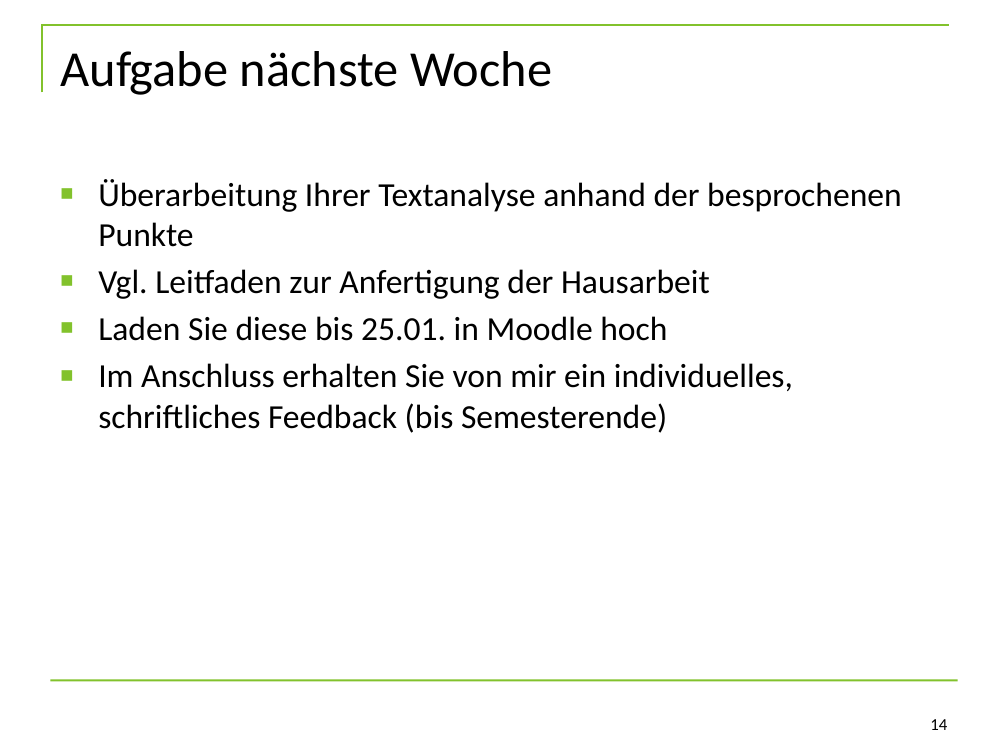
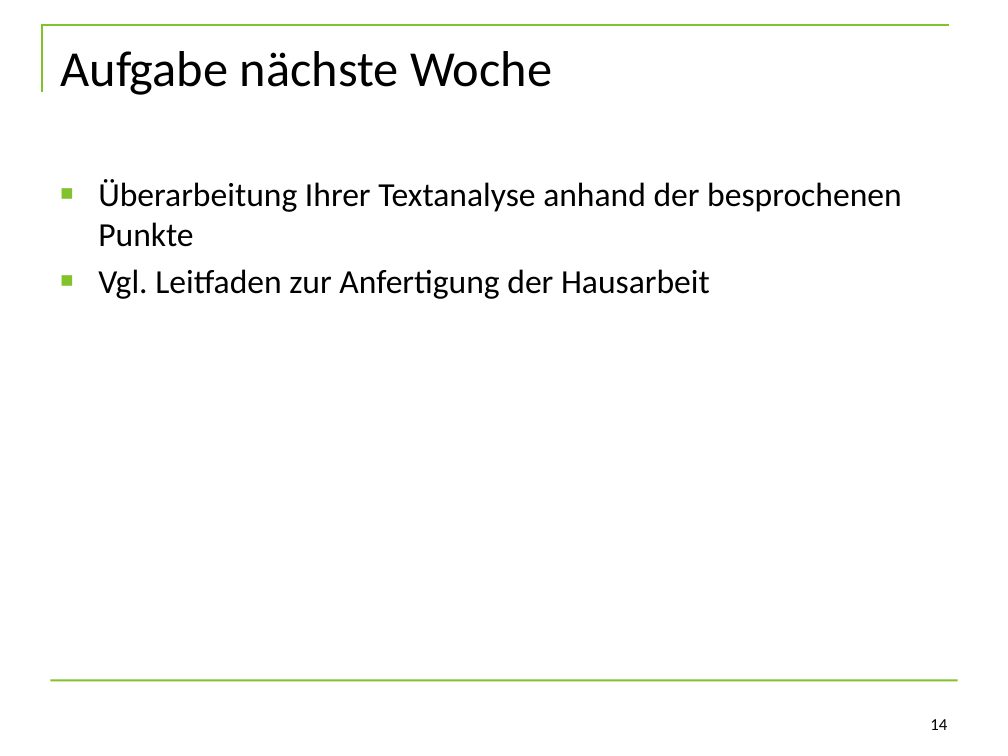
Before and after one commit to jobschepens/textanalyse22, a slide deck: slide 14 of folien/13_Textanalyse_Text2_Besprechung.pptx. Drawn at 1008x756 pixels with LibreOffice and Linux fonts; fonts in the diff are those of the drawing; background and template pictures are left out. Boxes give left, top, right and bottom in pixels: in the first picture for what was removed or moved away, otherwise in the second. Text is boxed around its words. In the diff, an @@ line names an element or a change of style, - is before the commit and + after.

```diff
--- a/folien/13_Textanalyse_Text2_Besprechung.pptx
+++ b/folien/13_Textanalyse_Text2_Besprechung.pptx
@@ text at box(98, 316, 793, 433): paragraphs removed @@
-■ Laden Sie diese bis 25.01. in Moodle hoch
-■ Im Anschluss erhalten Sie von mir ein individuelles, schriftliches Feedback (bis Semesterende)
```
Also in this commit, not shown: 2 other slides changed, 1 other file.
